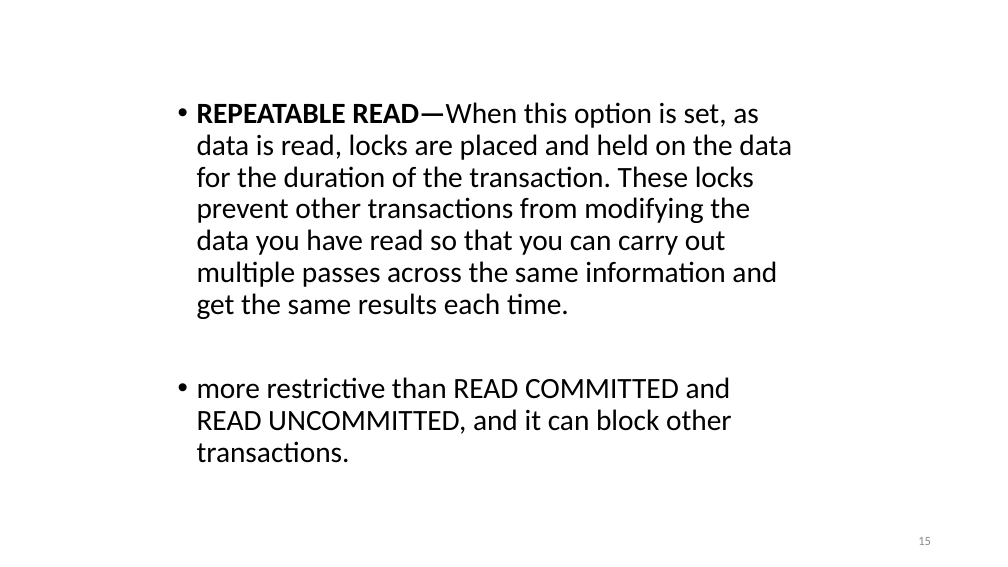
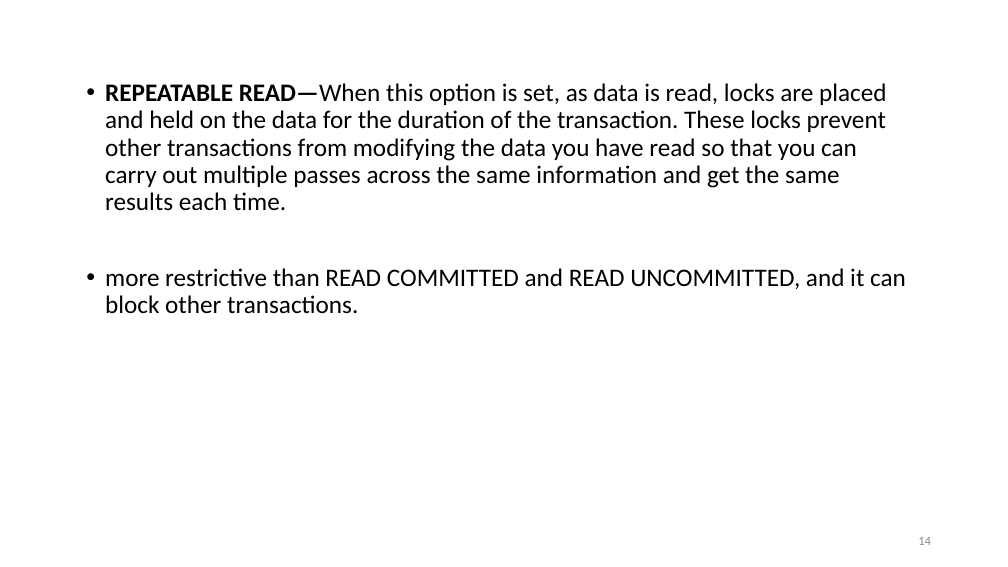
Before and after one commit to nashurgessa/DB-practices, a slide deck: slide 14 of Slides/transaction.pptx (slide 15 before the commit). Drawn at 1008x567 pixels with LibreOffice and Linux fonts; fonts in the diff are those of the drawing. Boxes give left, top, right and bottom in pixels: in the first picture for what was removed or moved away, otherwise in the second. Text is boxed around its words. In the diff, an @@ line names an element or a change of style, - is before the commit and + after.

```diff
--- a/Slides/transaction.pptx
+++ b/Slides/transaction.pptx
@@ text "REPEATABLE READ—When this option is ...": place and size @@
-text "REPEATABLE READ—When this option is ..." at [197,102,792,463]
+text "REPEATABLE READ—When this option is ..." at [105,83,906,314]
@@ text "REPEATABLE READ—When this option is ..." at [105,83,906,314]: size 28 to 24 pt @@
@@ page number at [918,537,931,545]: text changed @@
-15
+14
```
Also in this commit, not shown: 13 other slides changed, 1 slide removed, 1 other file.
